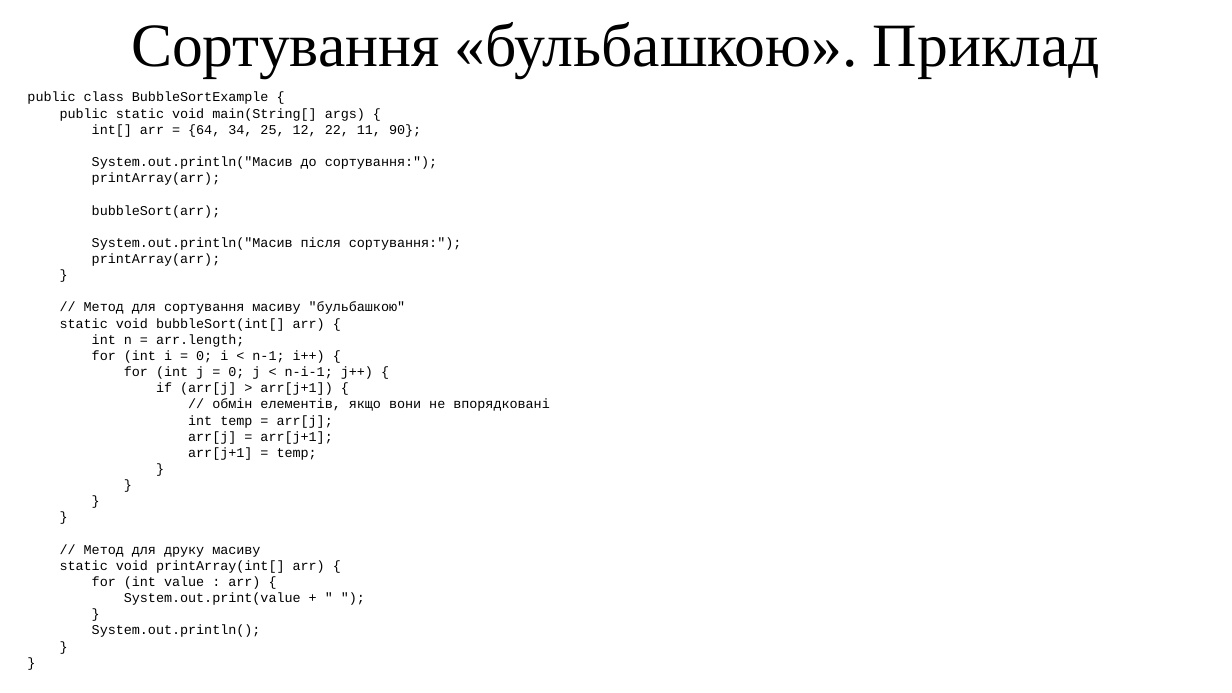
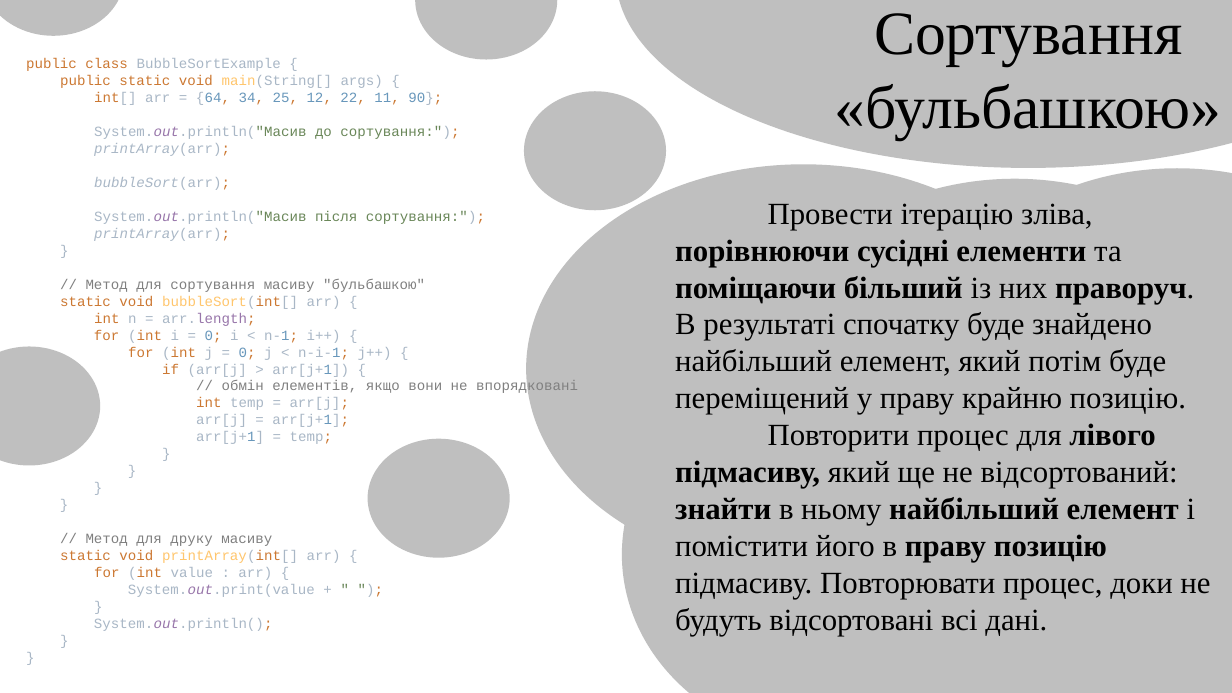
Before and after one commit to arg3ntuum/JavaCourse, a slide deck: slide 6 of Java Урок 8 Масиви. Алгоритми сортування.pptx (slide 5 before the commit). Drawn at 1232x693 pixels with LibreOffice and Linux fonts; fonts in the diff are those of the drawing. Boxes give left, top, right and bottom in pixels: in the first picture for what was removed or moved away, otherwise in the second. Text is boxed around its words. In the diff, an @@ line names an element or a change of style, - is before the commit and + after.

```diff
--- a/Java Урок 8 Масиви. Алгоритми сортування.pptx
+++ b/Java Урок 8 Масиви. Алгоритми сортування.pptx
@@ ellipse added at (0, 0, 125, 36), fill #BFBFBF @@
@@ ellipse added at (415, 0, 557, 60), fill #BFBFBF @@
@@ ellipse added at (616, 0, 1232, 168), fill #BFBFBF @@
@@ text at (835, 13, 1222, 139): text changed @@
-Сортування «бульбашкою». Приклад
+Сортування «бульбашкою»
@@ text "public class BubbleSortExample { public ..." at (26, 58, 578, 631): vertical alignment top to middle @@
@@ text at (26, 58, 578, 631): text changed; size 10.5 to 11 pt; text colour #000000 to #A9B7C6 @@
-public class BubbleSortExample {
-public static void main(String[] args) {
-int[] arr = {64, 34, 25, 12, 22, 11, 90};
-System.out.println("Масив до сортування:");
-printArray(arr);
-bubbleSort(arr);
-System.out.println("Масив після сортування:");
-printArray(arr);
-}
-// Метод для сортування масиву "бульбашкою"
-static void bubbleSort(int[] arr) {
-int n = arr.length;
-for (int i = 0; i < n-1; i++) {
-for (int j = 0; j < n-i-1; j++) {
-if (arr[j] > arr[j+1]) {
-// обмін елементів, якщо вони не впорядковані
-int temp = arr[j];
-arr[j] = arr[j+1];
-arr[j+1] = temp;
-}
-}
-}
-}
-// Метод для друку масиву
-static void printArray(int[] arr) {
-for (int value : arr) {
-System.out.print(value + " ");
-}
-System.out.println();
-}
-}
+public class BubbleSortExample {
+public static void main(String[] args) {
+int[] arr = {64, 34, 25, 12, 22, 11, 90};
+System.out.println("Масив до сортування:");
+printArray(arr);
+bubbleSort(arr);
+System.out.println("Масив після сортування:");
+printArray(arr);
+}
+// Метод для сортування масиву "бульбашкою"
+static void bubbleSort(int[] arr) {
+int n = arr.length;
+for (int i = 0; i < n-1; i++) {
+for (int j = 0; j < n-i-1; j++) {
+if (arr[j] > arr[j+1]) {
+// обмін елементів, якщо вони не впорядковані
+int temp = arr[j];
+arr[j] = arr[j+1];
+arr[j+1] = temp;
+}
+}
+}
+}
+// Метод для друку масиву
+static void printArray(int[] arr) {
+for (int value : arr) {
+System.out.print(value + " ");
+}
+System.out.println();
+}
+}
@@ ellipse added at (524, 91, 666, 211), fill #BFBFBF @@
@@ ellipse added at (526, 165, 1080, 573), fill #BFBFBF @@
@@ ellipse added at (769, 178, 1232, 562), fill #BFBFBF @@
@@ ellipse added at (932, 168, 1232, 552), fill #BFBFBF @@
@@ text added at (675, 203, 1210, 636), 24 pt, text #000000 @@
+Провести ітерацію зліва, порівнюючи сусідні елементи та поміщаючи більший із них праворуч. В результаті спочатку буде знайдено найбільший елемент, який потім буде переміщений у праву крайню позицію.
+Повторити процес для лівого підмасиву, який ще не відсортований: знайти в ньому найбільший елемент і помістити його в праву позицію підмасиву. Повторювати процес, доки не будуть відсортовані всі дані.
@@ ellipse added at (0, 347, 101, 466), fill #BFBFBF @@
@@ ellipse added at (622, 363, 1057, 693), fill #BFBFBF @@
@@ ellipse added at (368, 439, 510, 558), fill #BFBFBF @@
@@ ellipse added at (920, 428, 1232, 693), fill #BFBFBF @@
```
Also in this commit, not shown: 5 other slides changed, 1 slide added, 2 other files.
